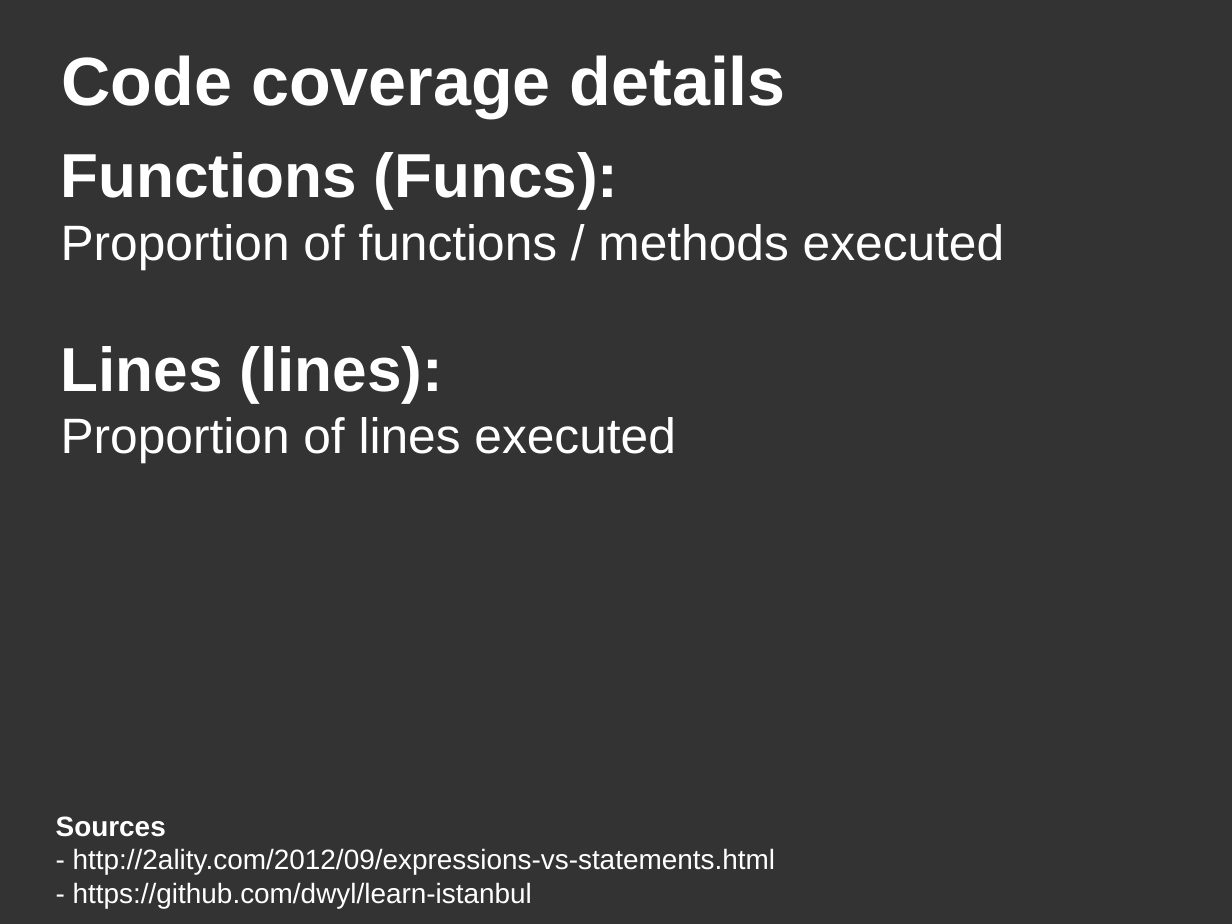
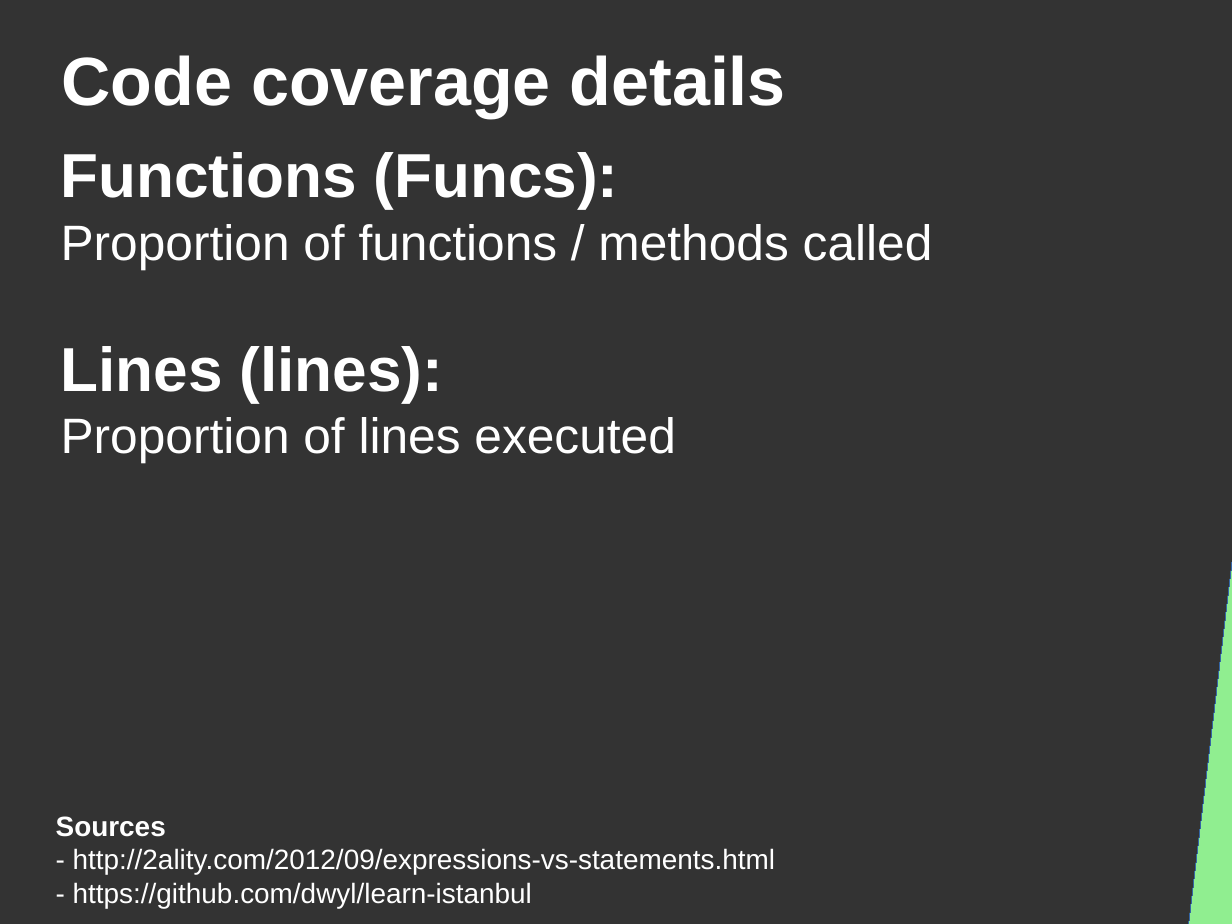
Before and after one commit to DanYellow/presentations, a slide deck: slide 20 of unit-tests/presentation.odp. Drawn at 1232x924 pixels with LibreOffice and Linux fonts; fonts in the diff are those of the drawing. Boxes give left, top, right and bottom in pixels: in the first picture for what was removed or moved away, otherwise in the second. Text is boxed around its words. In the diff, an @@ line names an element or a change of style, - is before the commit and + after.

```diff
--- a/unit-tests/presentation.odp
+++ b/unit-tests/presentation.odp
@@ title at (61, 152, 933, 463): text changed @@
-Functions (Funcs):
-Proportion of functions / methods executed
-Lines (lines):
-Proportion of lines executed
+Functions (Funcs):
+Proportion of functions / methods called
+Lines (lines):
+Proportion of lines executed
@@ right triangle added at (1174, 492, 1232, 924), fill #90EE90, outline #3465A4 0 pt @@
```
Also in this commit, not shown: 26 other slides changed, 1 slide added, 9 other files.
